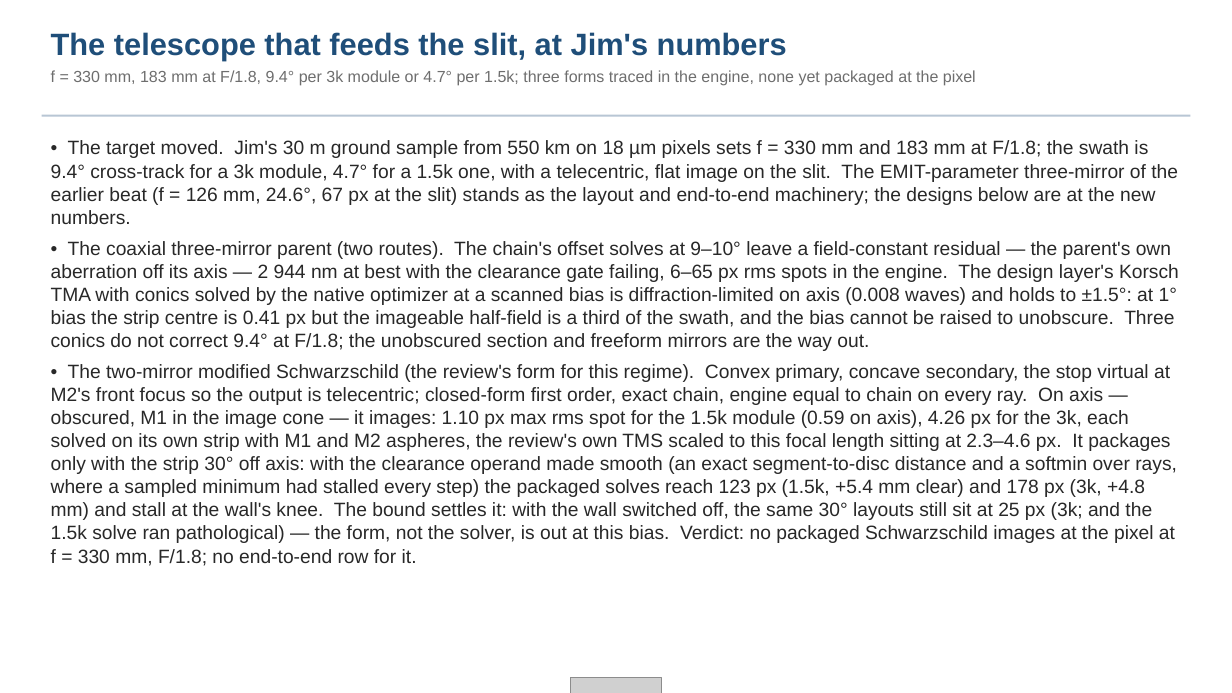
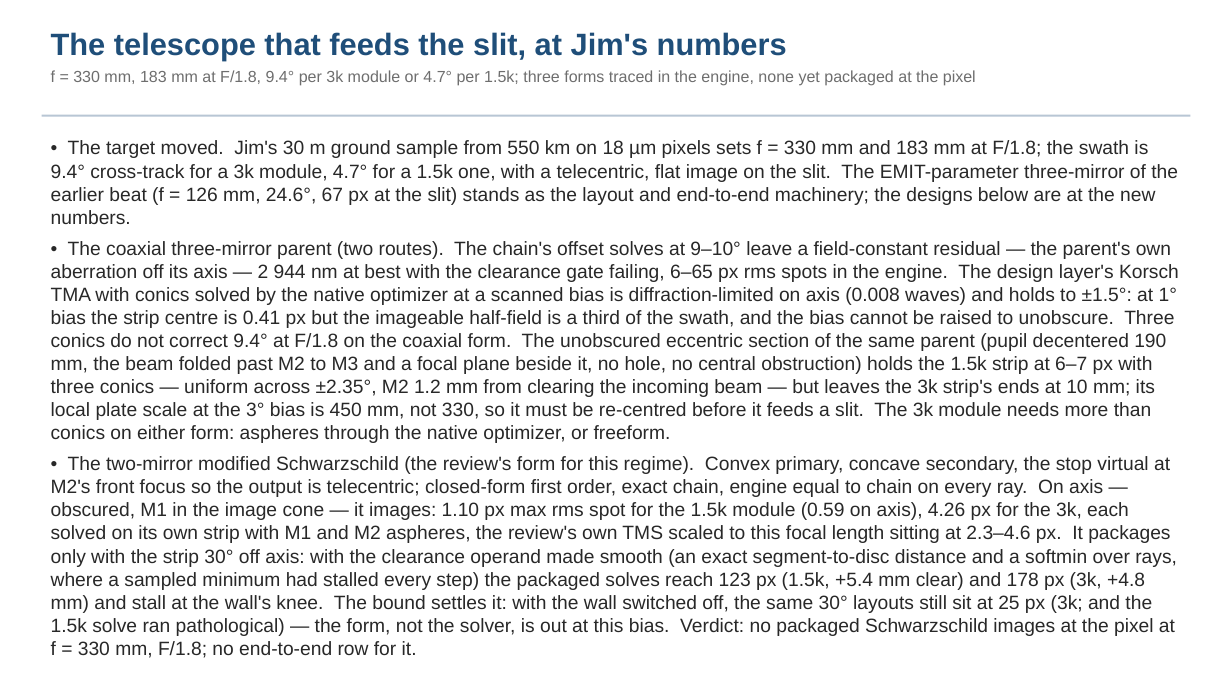
Before and after one commit to nasa-jpl/macos, a slide deck: slide 27 of demo_session/deck_dyson.pptx. Drawn at 1232x693 pixels with LibreOffice and Linux fonts; fonts in the diff are those of the drawing; grey boxes stand for pictures; background and template pictures are left out. Boxes give left, top, right and bottom in pixels: in the first picture for what was removed or moved away, otherwise in the second. Text is boxed around its words. In the diff, an @@ line names an element or a change of style, - is before the commit and + after.

```diff
--- a/demo_session/deck_dyson.pptx
+++ b/demo_session/deck_dyson.pptx
@@ text at box(51, 241, 1179, 443): text changed @@
-• The coaxial three-mirror parent (two routes). The chain's offset solves at 9–10° leave a field-constant residual — the parent's own aberration off its axis — 2 944 nm at best with the clearance gate failing, 6–65 px rms spots in the engine. The design layer's Korsch TMA with conics solved by the native optimizer at a scanned bias is diffraction-limited on axis (0.008 waves) and holds to ±1.5°: at 1° bias the strip centre is 0.41 px but the imageable half-field is a third of the swath, and the bias cannot be raised to unobscure. Three conics do not correct 9.4° at F/1.8; the unobscured section and freeform mirrors are the way out.
+• The coaxial three-mirror parent (two routes). The chain's offset solves at 9–10° leave a field-constant residual — the parent's own aberration off its axis — 2 944 nm at best with the clearance gate failing, 6–65 px rms spots in the engine. The design layer's Korsch TMA with conics solved by the native optimizer at a scanned bias is diffraction-limited on axis (0.008 waves) and holds to ±1.5°: at 1° bias the strip centre is 0.41 px but the imageable half-field is a third of the swath, and the bias cannot be raised to unobscure. Three conics do not correct 9.4° at F/1.8 on the coaxial form. The unobscured eccentric section of the same parent (pupil decentered 190 mm, the beam folded past M2 to M3 and a focal plane beside it, no hole, no central obstruction) holds the 1.5k strip at 6–7 px with three conics — uniform across ±2.35°, M2 1.2 mm from clearing the incoming beam — but leaves the 3k strip's ends at 10 mm; its local plate scale at the 3° bias is 450 mm, not 330, so it must be re-centred before it feeds a slit. The 3k module needs more than conics on either form: aspheres through the native optimizer, or freeform.
@@ picture removed at box(570, 678, 662, 693) @@
```
Also in this commit, not shown: 2 other slides changed, 3 other files.
